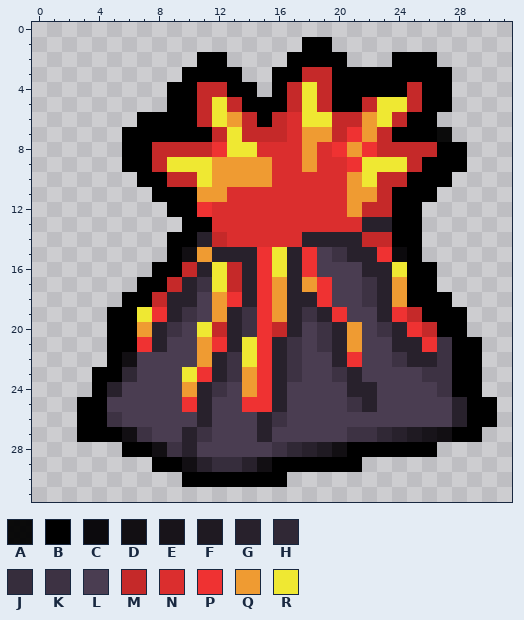
A pixel-art sprite gets an edit: resources/gfx/items/collectibles/collectibles_Divine_Wrath.png. Above, as it was before the edit.
The file is 32x32 pixels. Pixels under 10% opacity are left out. Colours within 5 levels of each other are drawn and written as one.
Palette (. is transparent): A #000000f1  B #000000  C #0c0a0d  D #120f13  E #18141a  F #1f1a22  G #28212c  H #302835  J #362d3c  K #3d3243  L #4a3d51  M #c52929  N #db2e2e  P #ef3232  Q #ef9b32  R #efe832
Pixels before, first column x 3:
 1 ...............BB...........
 2 ........BB....BBBB...BBB....
 3 .......BBBB..BBMMBBBBBBBB...
 4 ......BBMMBB.BMRMBBBBBMBB...
 5 ......BBMRMBBBMRMBBMRRMBB...
 6 ....BBBBMRQMBMNRRMMQRMBB....
 7 ...BBBBBBMRMMMNQQMPQMBBBA...
 8 ...BBMMMMPRRNNNQNPQPMMMMBB..
 9 ...BBMRRRQQQQNNQNNPRRRMBBB..
10 ....BBMMRQQQQNNNNNQRMMBBB...
11 .....BBBQQNNNNNNNNQQMBBB....
12 ......BBPNNNNNNNNNQMMBB.....
13 .......BBNNNNNNNNNNGGBB.....
14 ......BBGMNNNNNGGGGMMBB.....
15 ......BDQGGGPRGPLKGGPCB.....
16 .....BBMGRMGPRGPLLLGGRBB....
17 ....BBMGKRMGPQGQPLLKGQBB....
18 ...BBMGGLQPGPQGGPLLKGQBBB...
19 ..BBRPGKLQGKPQGKGPLLGPMBBB..
20 ..BBQGKLRMGKPMGLKGQLKGPMBB..
21 ..BBPGLLQPGRPGKLKGQLLGGPKBB.
22 ..BDLLLLQGKRPGKLLGPLLKGGKBB.
23 .BBHLLLRPGKQPGKLLKGLLLLKKBB.
24 .BGLLLLQGKLQPGLLLLGGLLLLKBB.
25 BBLLLLLPGLLPPGLLLLKGLLLLLGBB
26 BBKLLLLLGLLLGKLLLLLLLLLLLGBB
27 BBBDKLLGKLLLGLLLLLKKHGFEDBB.
28 ...BBDKGLLLLLKHGFDBBBBBB....
29 .....BBDGJJGDBBBBBB.........
30 .......BBBBBBB..............
The result:
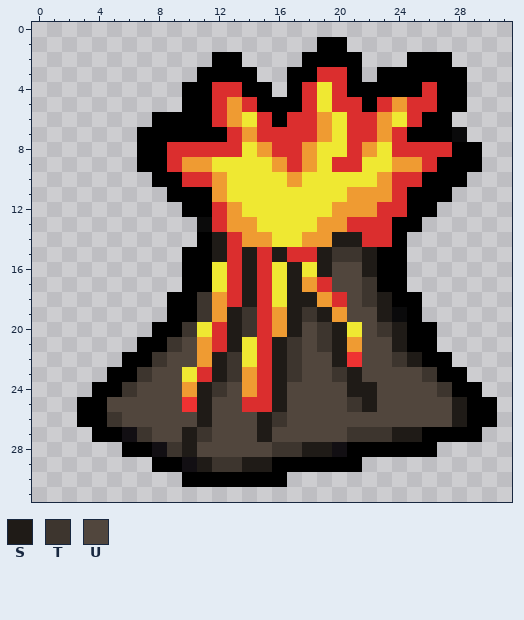
Colours new in this view: S #1f1b17  T #3d352e  U #51463d
What changed:
Changed rows in their new state; - is an unchanged pixel.
first column x 3:
 1 ---------------.-B---------
 2 --------.-B---.---B--.--B--
 3 -------.---B-.-BNN-.-----B-
 4 ------.-BNN-B.BNRN----BN-B-
 5 ------.-BNQN--BNRNNBNQNN-B-
 6 ----.---BN-RNB-NQRNNQRN-B--
 7 ---.-----BNQNN-N-RNNQN--BA-
 8 ---.-BNNNNN-Q---RRNQRNNNN-B
 9 ---.-BNQQRRRRQ--R-N--QQN--B
10 ----.-BNN-RRRRQRRRR-QNN--B-
11 -----.--B-RRRRRRRR--QN--B--
12 ------.-B-QRRRRRRQ-QNN-B---
13 -------.A-QQRRRRQQ-NN------
14 ------..BS-QQRRQQSSNN-.----
15 ------.BBSNSNSNNSTTSBB.----
16 -----..BB-NSN-SRSUUSBB..---
17 ----...BB-NSNRS-NUUTBB..---
18 ---...BBT-NSNRSSQNUTSB-..--
19 --....BBT-STN-STSQUUSAB...-
20 --...BBT-NSTNQSUTSRUTSBB..-
21 --..BBTU-NS-NSTUTS-UUSBB...
22 --.BBTUU-ST-NSTUUS-UUTSBB..
23 -.-BTUU-NST-NSTUUTSUUUUTB-.
24 --BTUUU-STU-NSUUUUSSUUUUT--
25 --UUUUU-SUUNNSUUUUTSUUUUUS-
26 --TUUUUUSUUUSTUUUUUUUUUUUS-
27 .---TUUSTUUUSUUUUUTTTSSBB--
28 ------TSUUUUUTTSS----------
29 --------STTSS--------------
